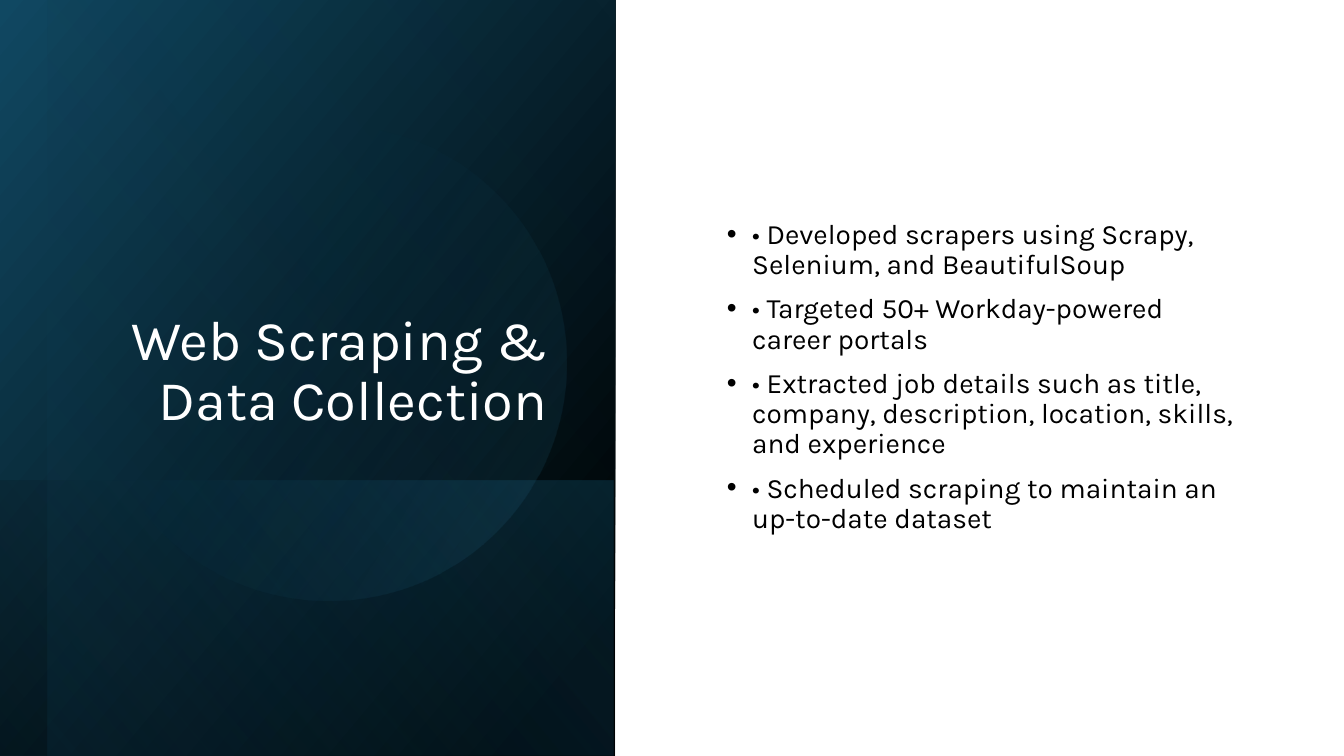
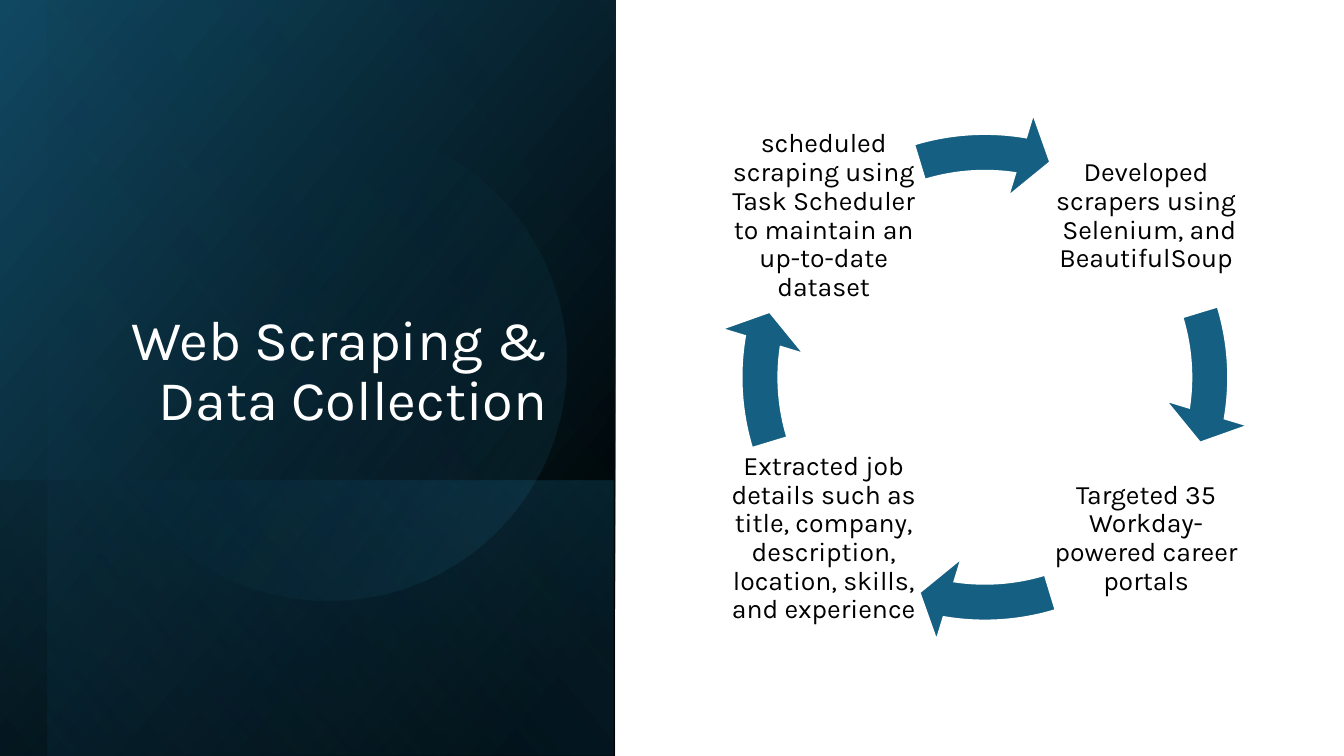
Before and after one commit to ShouravRakshit/JobHunter, a slide deck: slide 5 of JobHunter/JobHunter_Presentation.pptx. Drawn at 1344x756 pixels with LibreOffice and Linux fonts; fonts in the diff are those of the drawing. Boxes give left, top, right and bottom in pixels: in the first picture for what was removed or moved away, otherwise in the second. Text is boxed around its words. In the diff, an @@ line names an element or a change of style, - is before the commit and + after.

```diff
--- a/JobHunter/JobHunter_Presentation.pptx
+++ b/JobHunter/JobHunter_Presentation.pptx
@@ group added at box(717, 109, 1253, 645): 4 texts, 4 circular arrows @@
+Developed scrapers using Selenium, and BeautifulSoup
+Targeted 35 Workday-powered career portals
+Extracted job details such as title, company, description, location, skills, and experience
+scheduled scraping using Task Scheduler to maintain an up-to-date dataset
@@ text removed at box(752, 224, 1233, 535) @@
-• • Developed scrapers using Scrapy, Selenium, and BeautifulSoup
-• • Targeted 50+ Workday-powered career portals
-• • Extracted job details such as title, company, description, location, skills, and experience
-• • Scheduled scraping to maintain an up-to-date dataset
```
Also in this commit, not shown: 8 other slides changed, 2 slides added, 1 slide removed.
